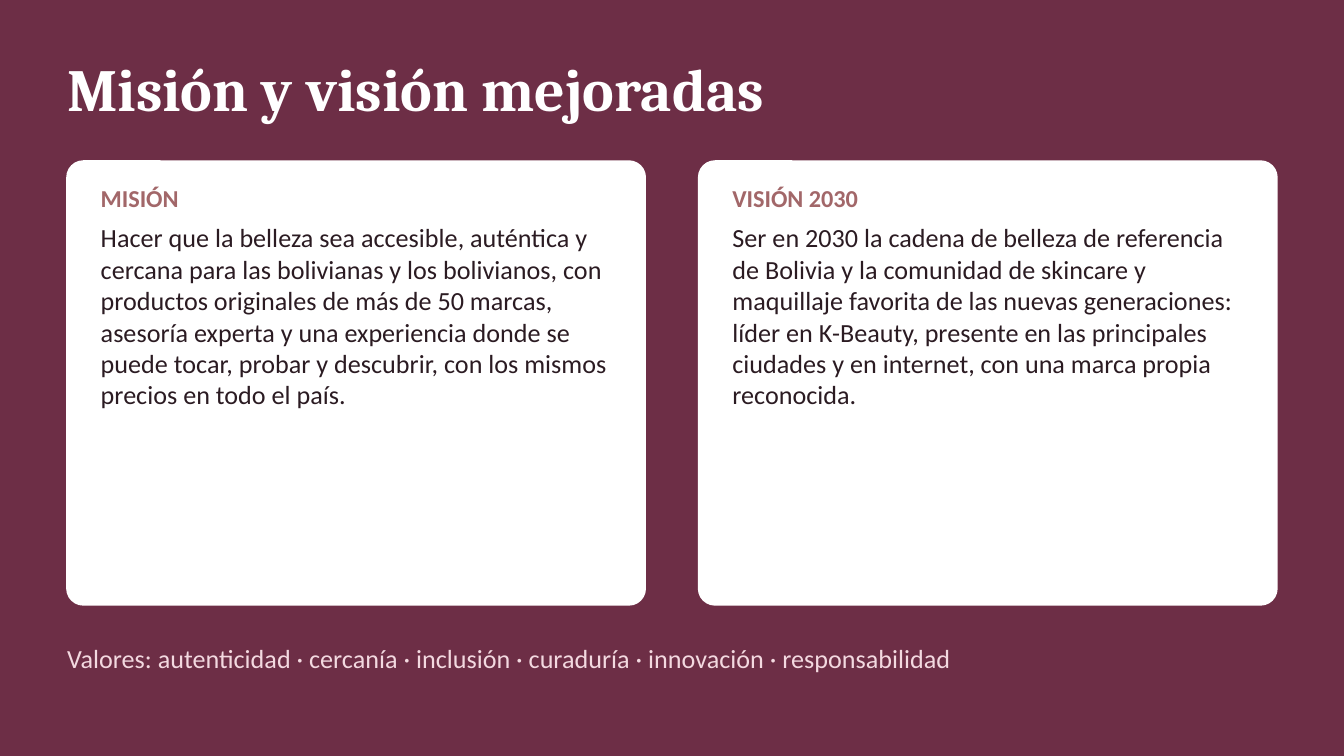
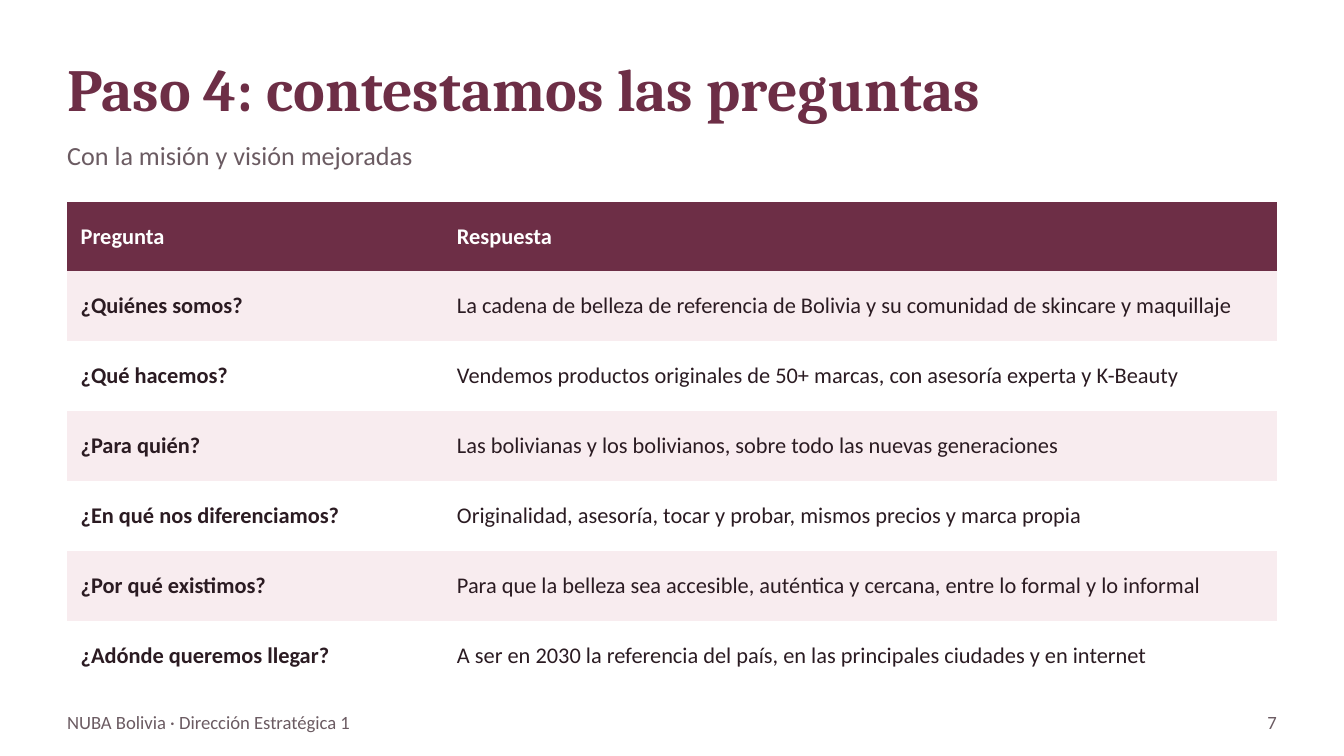
Before and after one commit to dholler01/SVDA, a slide deck: slide 7 of diapositivas/NUBA_Presentacion.pptx (slide 5 before the commit). Drawn at 1344x756 pixels with LibreOffice and Linux fonts; fonts in the diff are those of the drawing. Boxes give left, top, right and bottom in pixels: in the first picture for what was removed or moved away, otherwise in the second. Text is boxed around its words. In the diff, an @@ line names an element or a change of style, - is before the commit and + after.

```diff
--- a/diapositivas/NUBA_Presentacion.pptx
+++ b/diapositivas/NUBA_Presentacion.pptx
@@ background #6D2E46 to #FFFFFF @@
@@ text added at [67, 69, 981, 124], 32 pt, text #6D2E46, bold @@
+Paso 4: contestamos las preguntas
@@ text at [67, 147, 413, 170]: text changed; size 32 to 14 pt; font Cambria to Calibri; text colour #FFFFFF to #6B5B62; bold off @@
-Misión y visión mejoradas
+Con la misión y visión mejoradas
@@ rounded rectangle removed at [67, 161, 645, 605] @@
@@ rounded rectangle removed at [699, 161, 1277, 605] @@
@@ table added at [67, 202, 1277, 671], 7 rows, 2 columns @@
+Pregunta | Respuesta
+¿Quiénes somos? | La cadena de belleza de referencia de Bolivia y su comunidad de skincare y maquillaje
+¿Qué hacemos? | Vendemos productos originales de 50+ marcas, con asesoría experta y K-Beauty
+¿Para quién? | Las bolivianas y los bolivianos, sobre todo las nuevas generaciones
+¿En qué nos diferenciamos? | Originalidad, asesoría, tocar y probar, mismos precios y marca propia
+¿Por qué existimos? | Para que la belleza sea accesible, auténtica y cercana, entre lo formal y lo informal
+¿Adónde queremos llegar? | A ser en 2030 la referencia del país, en las principales ciudades y en internet
@@ text removed at [101, 187, 179, 207] @@
-MISIÓN
@@ text removed at [732, 187, 858, 207] @@
-VISIÓN 2030
@@ text removed at [101, 229, 606, 409] @@
-Hacer que la belleza sea accesible, auténtica y cercana para las bolivianas y los bolivianos, con productos originales de más de 50 marcas, asesoría experta y una experiencia donde se puede tocar, probar y descubrir, con los mismos precios en todo el país.
@@ text removed at [732, 229, 1232, 404] @@
-Ser en 2030 la cadena de belleza de referencia de Bolivia y la comunidad de skincare y maquillaje favorita de las nuevas generaciones: líder en K-Beauty, presente en las principales ciudades y en internet, con una marca propia reconocida.
@@ text removed at [67, 650, 950, 672] @@
-Valores: autenticidad · cercanía · inclusión · curaduría · innovación · responsabilidad
@@ text added at [67, 716, 349, 732], 10 pt, text #6B5B62 @@
+NUBA Bolivia · Dirección Estratégica 1
@@ text added at [1267, 717, 1276, 729], 10 pt, text #6B5B62 @@
+7
```
Also in this commit, not shown: 8 other slides changed, 2 slides added, 1 other file.
